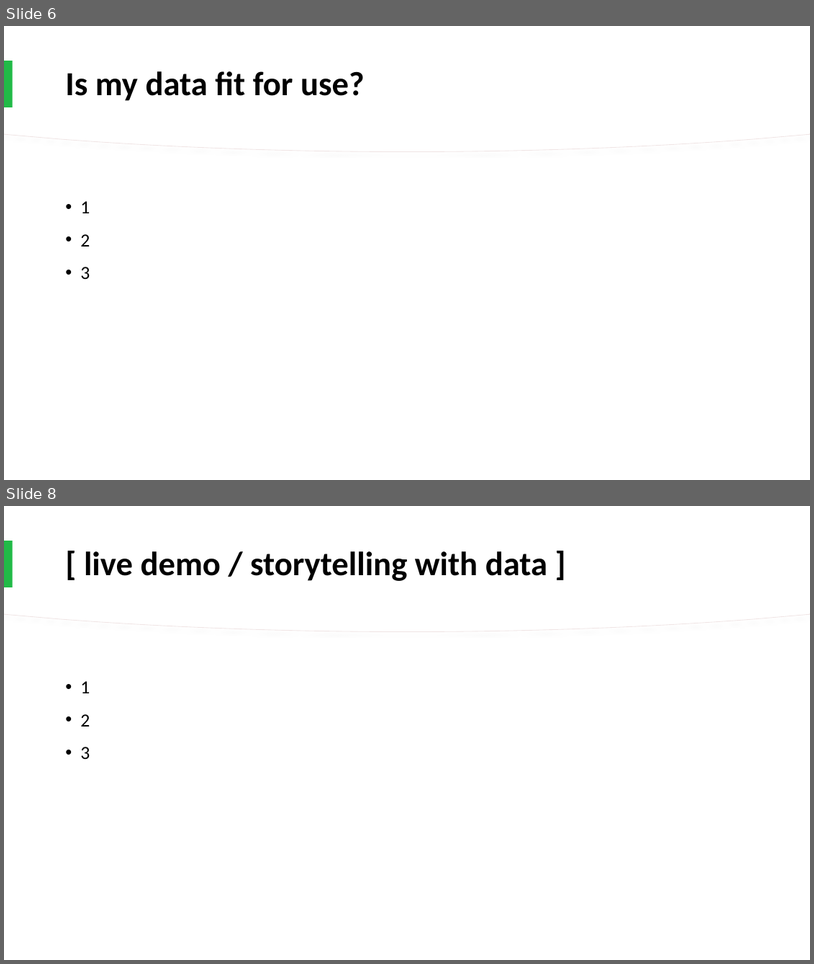
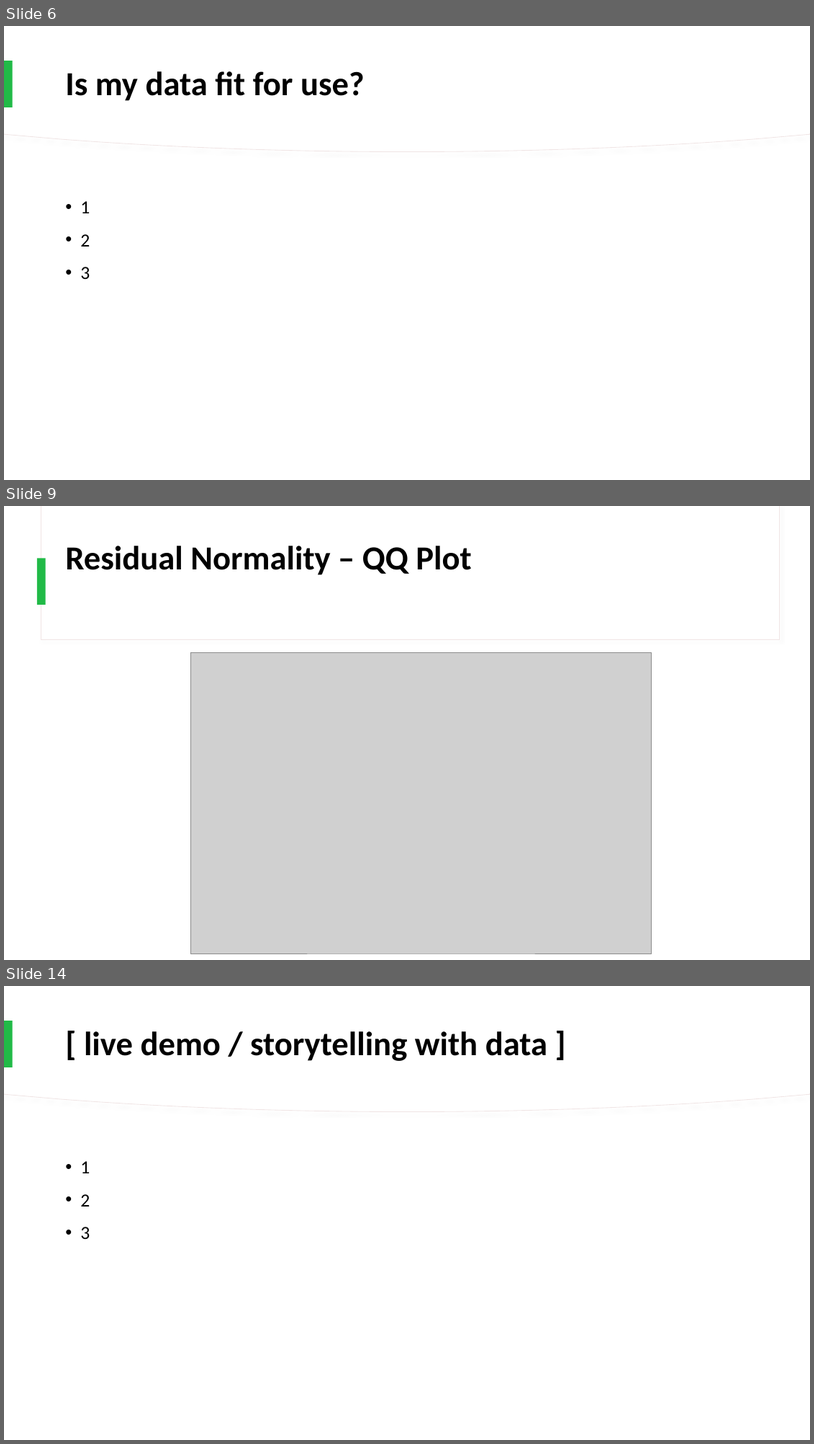
Before and after one commit to cristhyanc/Data7001_Group8, a slide deck: presentation/DATA7001_Group8_Presentation_CJRS_21.10.2020.pptx. Shown one above the other, each under a label of ours: slides 6 and 8 before the commit, slides 6, 9 and 14 after it; the slides between them are not shown. The pictures are 814x964 and 814x1444 pixels, drawn with LibreOffice and Linux fonts; fonts in the diff are those of the drawing; grey boxes stand for pictures. Boxes give left, top, right and bottom in pixels: in the first picture for what was removed or moved away, otherwise in the second. Text is boxed around its words. In the diff, an @@ line names an element or a change of style, - is before the commit and + after.

```diff
--- a/presentation/DATA7001_Group8_Presentation_CJRS_21.10.2020.pptx
+++ b/presentation/DATA7001_Group8_Presentation_CJRS_21.10.2020.pptx
@@ slide 9 added at (x1=4, y1=506, x2=810, y2=960), background #FFFFFF; not listed: 2 template elements that a slide beside it also shows @@
@@ title added at (x1=65, y1=546, x2=471, y2=575), 40 pt, text #000000, bold @@
+Residual Normality – QQ Plot
@@ rectangle added at (x1=37, y1=558, x2=46, y2=605), fill #21BA47 @@
@@ picture added at (x1=191, y1=653, x2=652, y2=954) @@
@@ what was slide 8 is now slide 14 @@
```
Also in this commit, not shown: 2 slides changed, 6 other slides added, 1 slide removed, 18 other files.
